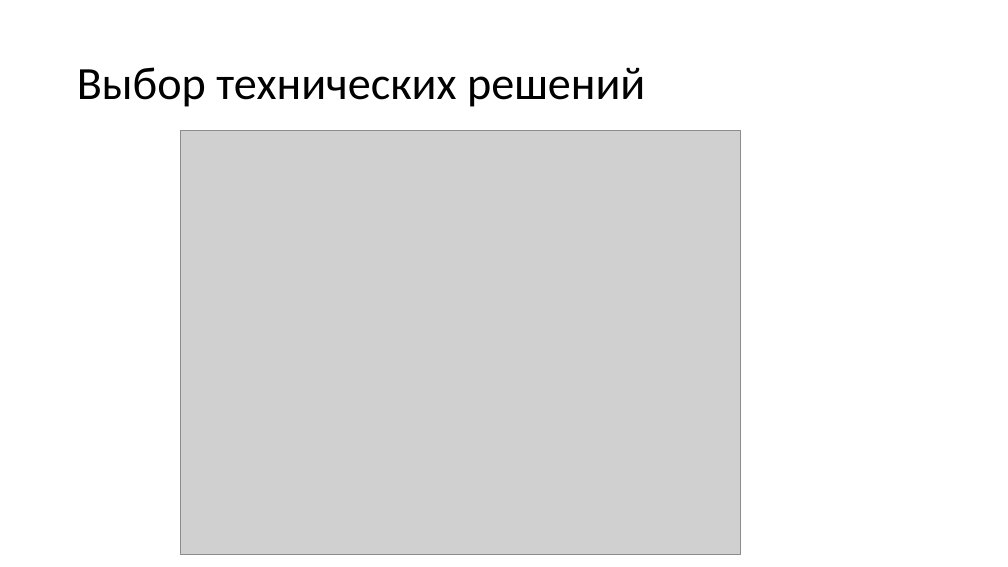
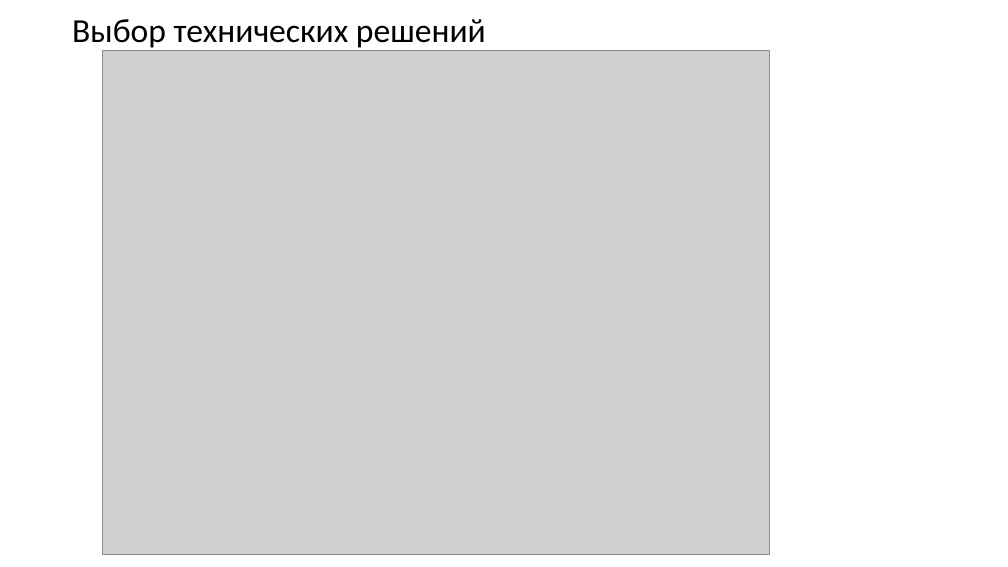
Before and after one commit to Letargon/com.bmstu.notifications.manager, a slide deck: slide 7 of Презентация.pptx. Drawn at 1008x567 pixels with LibreOffice and Linux fonts; fonts in the diff are those of the drawing; grey boxes stand for pictures. Boxes give left, top, right and bottom in pixels: in the first picture for what was removed or moved away, otherwise in the second. Text is boxed around its words. In the diff, an @@ line names an element or a change of style, - is before the commit and + after.

```diff
--- a/Презентация.pptx
+++ b/Презентация.pptx
@@ title "Выбор технических решений" moved from (x1=77, y1=67, x2=645, y2=107) to (x1=72, y1=19, x2=486, y2=51) @@
@@ title "Выбор технических решений" at (x1=72, y1=19, x2=486, y2=51): size 44 to 32 pt @@
@@ picture resized from (x1=181, y1=131, x2=741, y2=555) to (x1=103, y1=51, x2=769, y2=555) @@
```
Also in this commit, not shown: 9 other slides changed, 1 slide added.
